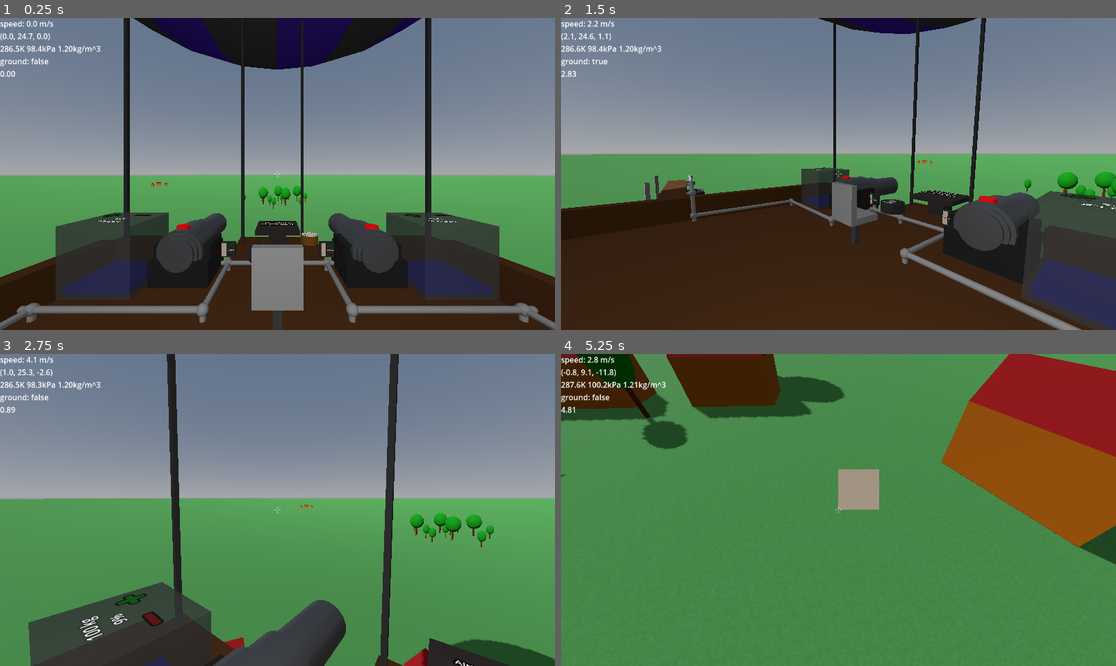
Above: before the commit, frames 1-4 (two rows, left to right).
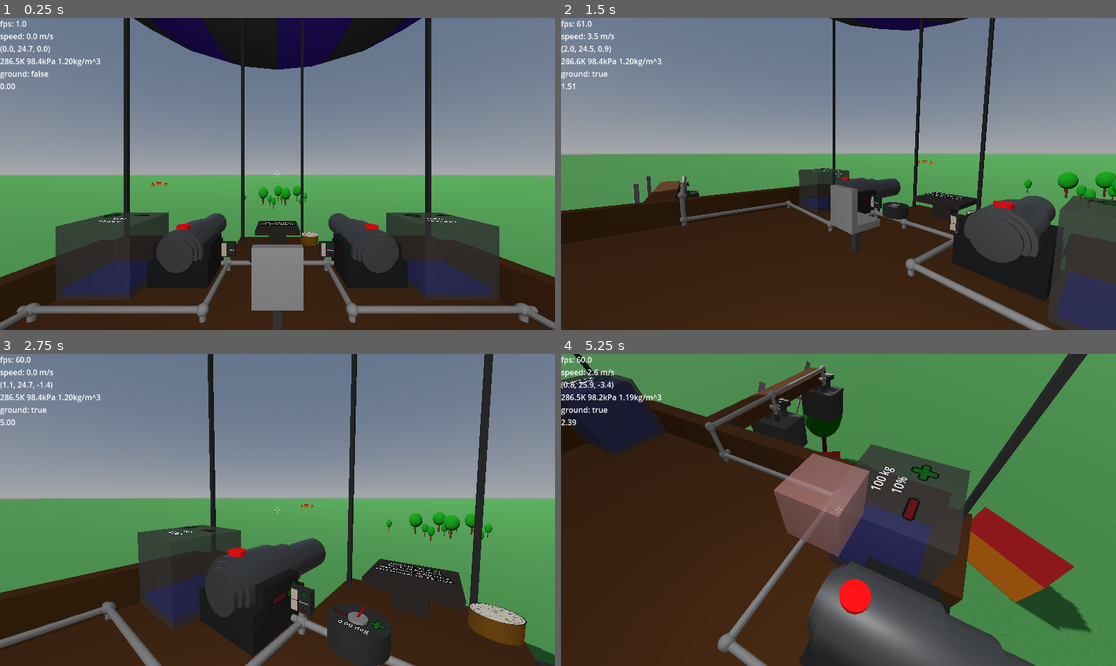
Above: after the commit, the same moments.

Repository: jmdejong/airships
Game: Godot game, scene res://scenes/world.tscn
Two runs of this game, one before a commit and one after it. Both use one fixed random seed, a clock stepped at 60 frames per second and the inputs below.
Inputs (mouse positions are in pixels of both pictures, inside the frame that each line leads up to):
- Up to frame 1 (0.25 s): no input
- Up to frame 2 (1.5 s): move the mouse to (960, 158) at 0.52 s; hold D (right) 0.53-1.28 s; click (960, 158) at 0.6 s; move the mouse to (810, 174) at 1.27 s; hold W (forwards) from 1.28 s (still down); tap Mouse wheel down (rotate_left) at 1.35 s
- Up to frame 3 (2.75 s): keep holding W (forwards); move the mouse to (288, 503) at 2.02 s; tap Mouse wheel up (rotate_right) at 2.1 s
- Up to frame 4 (5.25 s): move the mouse to (832, 516) at 2.77 s; tap Shift (sprint) at 2.85 s; click (832, 516) at 2.92 s; move the mouse to (877, 513) at 3.52 s; tap B (toggle_build) at 3.6 s; release W (forwards) at 4.25 s; drag from (1093, 391) to (755, 432) at 4.27 s; move the mouse to (844, 510) at 5.02 s; hold W (forwards) from 5.03 s (still down); click (844, 510) at 5.1 s

The runs differ from the first frame. In frame 1, 0.8% of the frame differs, in the area x 0-100%, y 0-100%; in frame 2, 11%; in frame 3, 32%; in frame 4, 83%.

Commit message:
fps counter; fix water tanks; reset signal control value

Diff:
--- a/code/components/ballast.gd
+++ b/code/components/ballast.gd
@@ -7,7 +7,7 @@
 		filling = value
 		%Water.scale.y = filling/max_filling
 		%Water.visible = filling > 0.0
-		%StatusPanel.text = "%4.0f kg\n%3d%%" % [filling, int(filling/max_filling * 100)]
+		%StatusPanel.text = "%4.0f kg\n%3.0f%%" % [filling, filling/max_filling * 100]
 		changed_physics.emit()
 
 var step: float = 100
@@ -16,7 +16,7 @@
 	filling = initial_filling
 
 func mass() -> float:
-	return filling + 1
+	return filling + 5
 
 func displaced_volume() -> float:
 	return filling / max_filling * 0.9 + 0.1
--- a/code/components/signal_control.gd
+++ b/code/components/signal_control.gd
@@ -43,4 +43,4 @@
 	change_raw_value(-default_step)
 
 func reset_value() -> void:
-	_conn().set_value(channel, 0)
+	_conn().set_raw_value(channel, 0)
--- a/code/player.gd
+++ b/code/player.gd
@@ -91,7 +91,8 @@
 		linear_velocity = seat.get_component().get_ship().linear_velocity
 		specific_info = ""
 
-	%Info.text = "speed: %1.1f m/s\n(%3.1f, %3.1f, %3.1f)\n%3.1fK %3.1fkPa %1.2fkg/m^3\nground: %s\n%s" % [
+	%Info.text = "fps: %3.1f\nspeed: %1.1f m/s\n(%3.1f, %3.1f, %3.1f)\n%3.1fK %3.1fkPa %1.2fkg/m^3\nground: %s\n%s" % [
+		Engine.get_frames_per_second(),
 		Vector2(linear_velocity.x, linear_velocity.z).length(),
 		position.x,
 		position.y,
--- a/scenes/components/dial.tscn
+++ b/scenes/components/dial.tscn
@@ -64,6 +64,11 @@
 mesh = SubResource("QuadMesh_5sv2v")
 skeleton = NodePath("")
 surface_material_override/0 = ExtResource("3_licny")
+
+[node name="Reset" parent="." instance=ExtResource("2_jc46c")]
+unique_name_in_owner = true
+transform = Transform3D(0.5, 0, 0, 0, 0.5, 0, 0, 0, 0.5, 0.25, 0.2, 0.25)
+description = "Reset"
 
 [node name="Less" parent="." instance=ExtResource("2_jc46c")]
 unique_name_in_owner = true
@@ -138,5 +143,6 @@
 outline_size = 7
 
 [connection signal="pressed" from="More" to="SignalConnection/SignalControl" method="incr_step"]
+[connection signal="pressed" from="Reset" to="SignalConnection/SignalControl" method="reset_value"]
 [connection signal="pressed" from="Less" to="SignalConnection/SignalControl" method="decr_step"]
 [connection signal="changed" from="SignalConnection/SignalControl" to="." method="_on_signal_control_changed"]
--- a/scenes/components/slider.tscn
+++ b/scenes/components/slider.tscn
@@ -88,6 +88,11 @@
 skeleton = NodePath("")
 surface_material_override/0 = ExtResource("3_h2hu0")
 
+[node name="Reset" parent="Case" instance=ExtResource("2_h2hu0")]
+unique_name_in_owner = true
+transform = Transform3D(0.3, 0, 0, 0, 0.3, 0, 0, 0, 0.3, -0.055000003, 0.049999997, -1.9936124e-09)
+description = "Reset"
+
 [node name="StatusText" type="Label3D" parent="Case"]
 unique_name_in_owner = true
 transform = Transform3D(-0.25, -3.774895e-08, -1.650059e-15, 0, -1.0927847e-08, 0.25, -3.774895e-08, 0.25, 1.0927847e-08, -0.055, 0.054999996, 0)
@@ -147,4 +152,5 @@
 
 [connection signal="pressed" from="Case/Less" to="SignalConnection/SignalControl" method="decr_step"]
 [connection signal="pressed" from="Case/More" to="SignalConnection/SignalControl" method="incr_step"]
+[connection signal="pressed" from="Case/Reset" to="SignalConnection/SignalControl" method="reset_value"]
 [connection signal="changed" from="SignalConnection/SignalControl" to="." method="_on_signal_control_changed"]
